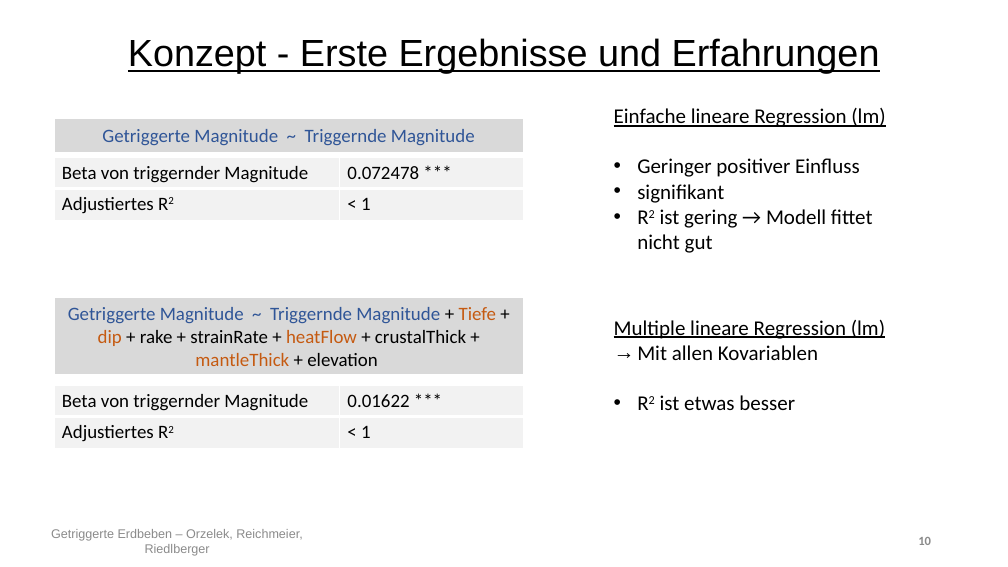
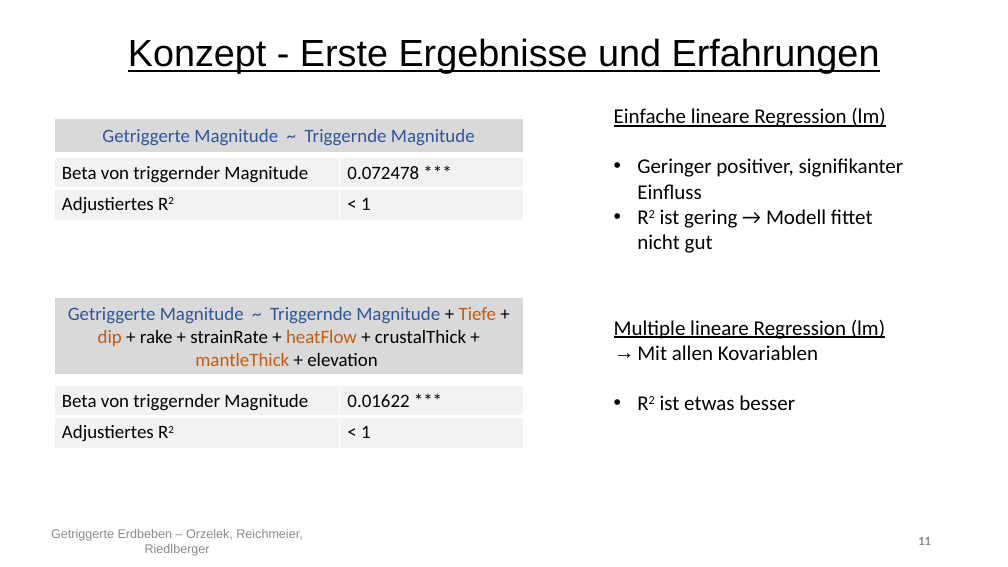
Before and after one commit to Kati77/Praktikum-Erdbeben, a slide deck: slide 11 of PP.pptx (slide 10 before the commit). Drawn at 1008x567 pixels with LibreOffice and Linux fonts; fonts in the diff are those of the drawing. Boxes give left, top, right and bottom in pixels: in the first picture for what was removed or moved away, otherwise in the second. Text is boxed around its words. In the diff, an @@ line names an element or a change of style, - is before the commit and + after.

```diff
--- a/PP.pptx
+++ b/PP.pptx
@@ text at [637,158,904,199]: text changed @@
-• Geringer positiver Einfluss
-• signifikant
+• Geringer positiver, signifikanter Einfluss
@@ page number at [918,537,931,545]: text changed @@
-10
+11
```
Also in this commit, not shown: 11 other slides changed, 2 slides added.
